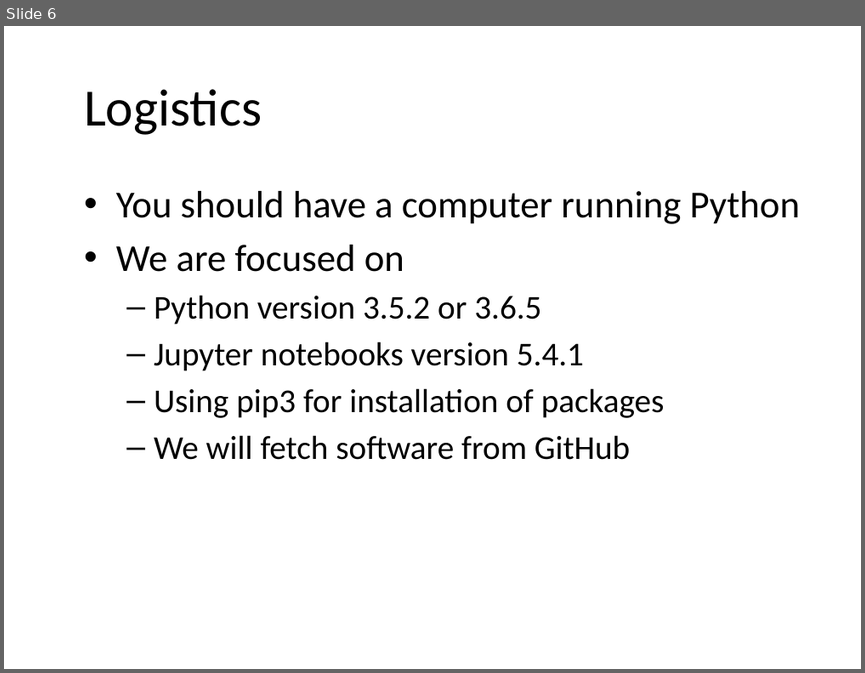
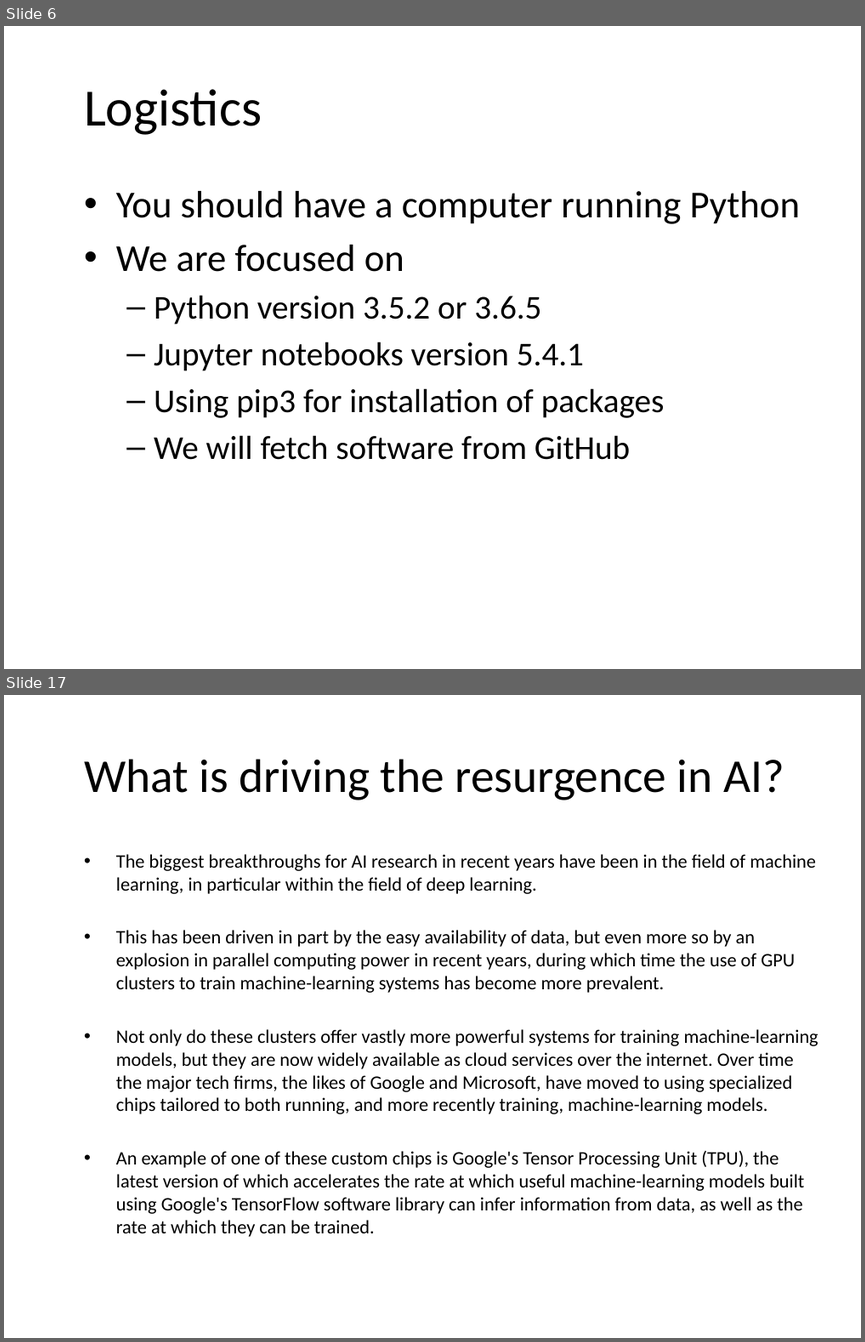
Before and after one commit to JeffRisberg/PythonNotebooksForAI, a slide deck: Documents/10-Introduction.pptx. Shown one above the other, each under a label of ours: slide 6 before the commit, slides 6 and 17 after it; the slides between them are not shown. The pictures are 865x673 and 865x1342 pixels, drawn with LibreOffice and Linux fonts; fonts in the diff are those of the drawing; background and template pictures are left out. Boxes give left, top, right and bottom in pixels: in the first picture for what was removed or moved away, otherwise in the second. Text is boxed around its words. In the diff, an @@ line names an element or a change of style, - is before the commit and + after.

```diff
--- a/Documents/10-Introduction.pptx
+++ b/Documents/10-Introduction.pptx
@@ slide 17 added at (4, 695, 861, 1338), background picture (left out) @@
@@ title added at (84, 759, 784, 800), 39.6 pt, text #000000 @@
+What is driving the resurgence in AI?
@@ text added at (116, 854, 818, 1236), 16 pt, text #000000 @@
+• The biggest breakthroughs for AI research in recent years have been in the field of machine learning, in particular within the field of deep learning.
+• This has been driven in part by the easy availability of data, but even more so by an explosion in parallel computing power in recent years, during which time the use of GPU clusters to train machine-learning systems has become more prevalent.
+• Not only do these clusters offer vastly more powerful systems for training machine-learning models, but they are now widely available as cloud services over the internet. Over time the major tech firms, the likes of Google and Microsoft, have moved to using specialized chips tailored to both running, and more recently training, machine-learning models.
+• An example of one of these custom chips is Google's Tensor Processing Unit (TPU), the latest version of which accelerates the rate at which useful machine-learning models built using Google's TensorFlow software library can infer information from data, as well as the rate at which they can be trained.
```
Also in this commit, not shown: 1 slide changed, 13 other slides added, 1 slide removed.
